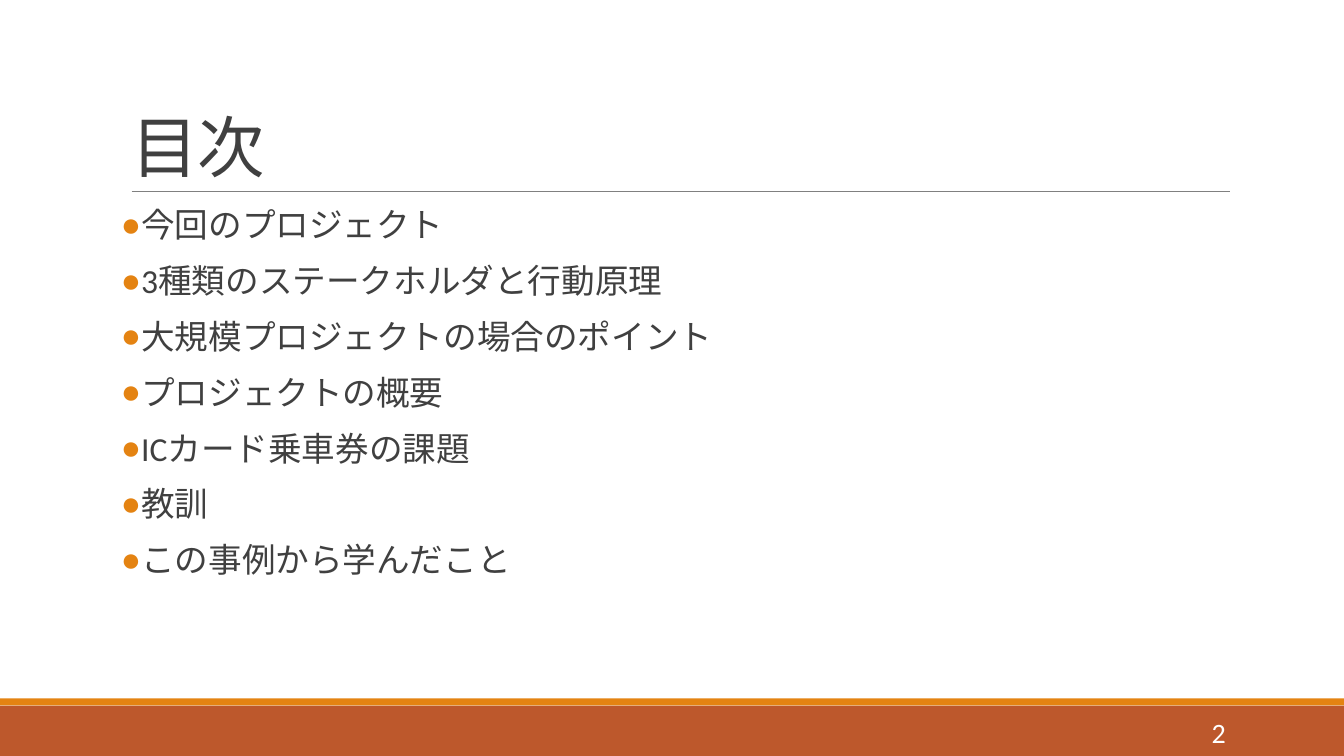
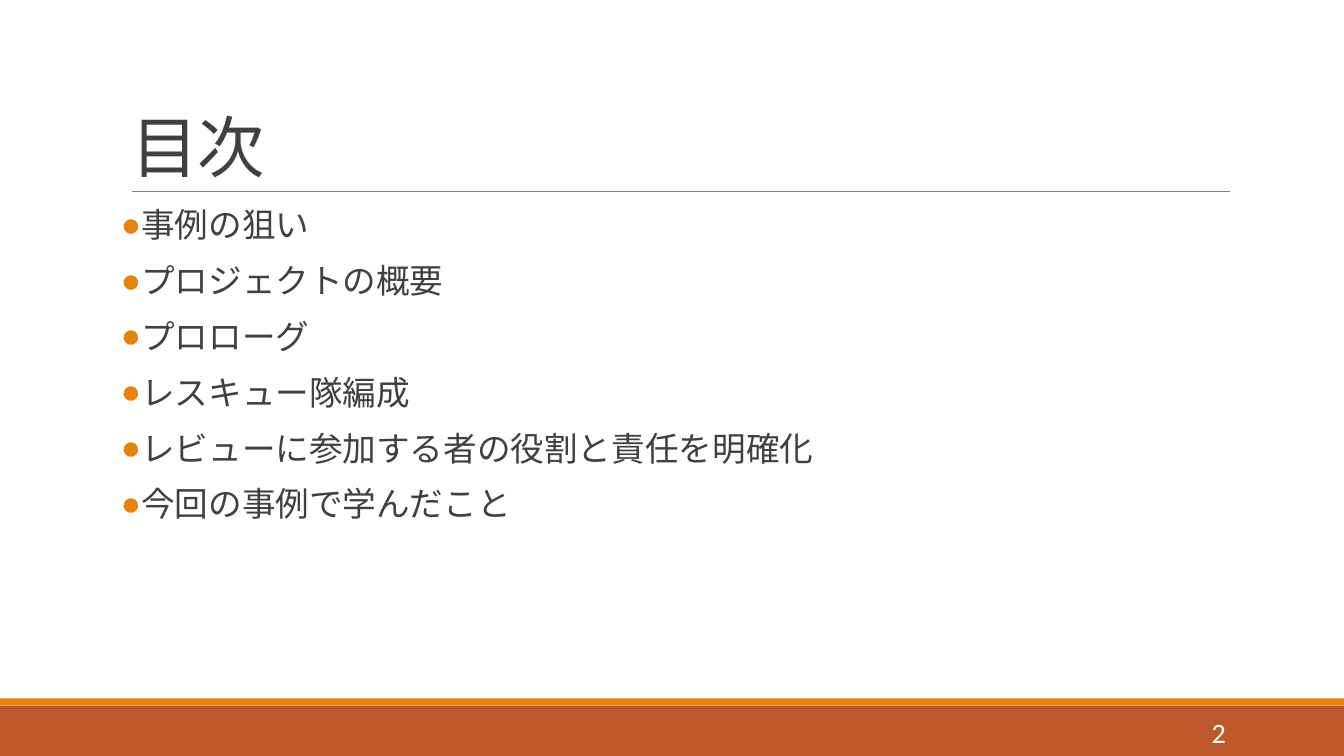
Before and after one commit to horiuchi-lab-teamA/horiuchi-lab-teamA-, a slide deck: slide 2 of ゼミ1/j13/1342082.pptx. Drawn at 1344x756 pixels with LibreOffice and Linux fonts; fonts in the diff are those of the drawing. Boxes give left, top, right and bottom in pixels: in the first picture for what was removed or moved away, otherwise in the second. Text is boxed around its words. In the diff, an @@ line names an element or a change of style, - is before the commit and + after.

```diff
--- a/ゼミ1/j13/1342082.pptx
+++ b/ゼミ1/j13/1342082.pptx
@@ text at [141, 208, 309, 240]: text changed @@
-● 今回のプロジェクト
-● 3種類のステークホルダと行動原理
-● 大規模プロジェクトの場合のポイント
+● 事例の狙い
@@ text at [141, 321, 813, 519]: text changed @@
-● ICカード乗車券の課題
-● 教訓
-● この事例から学んだこと
+● プロローグ
+● レスキュー隊編成
+● レビューに参加する者の役割と責任を明確化
+● 今回の事例で学んだこと
```
Also in this commit, not shown: 6 other slides changed, 2 slides removed.
